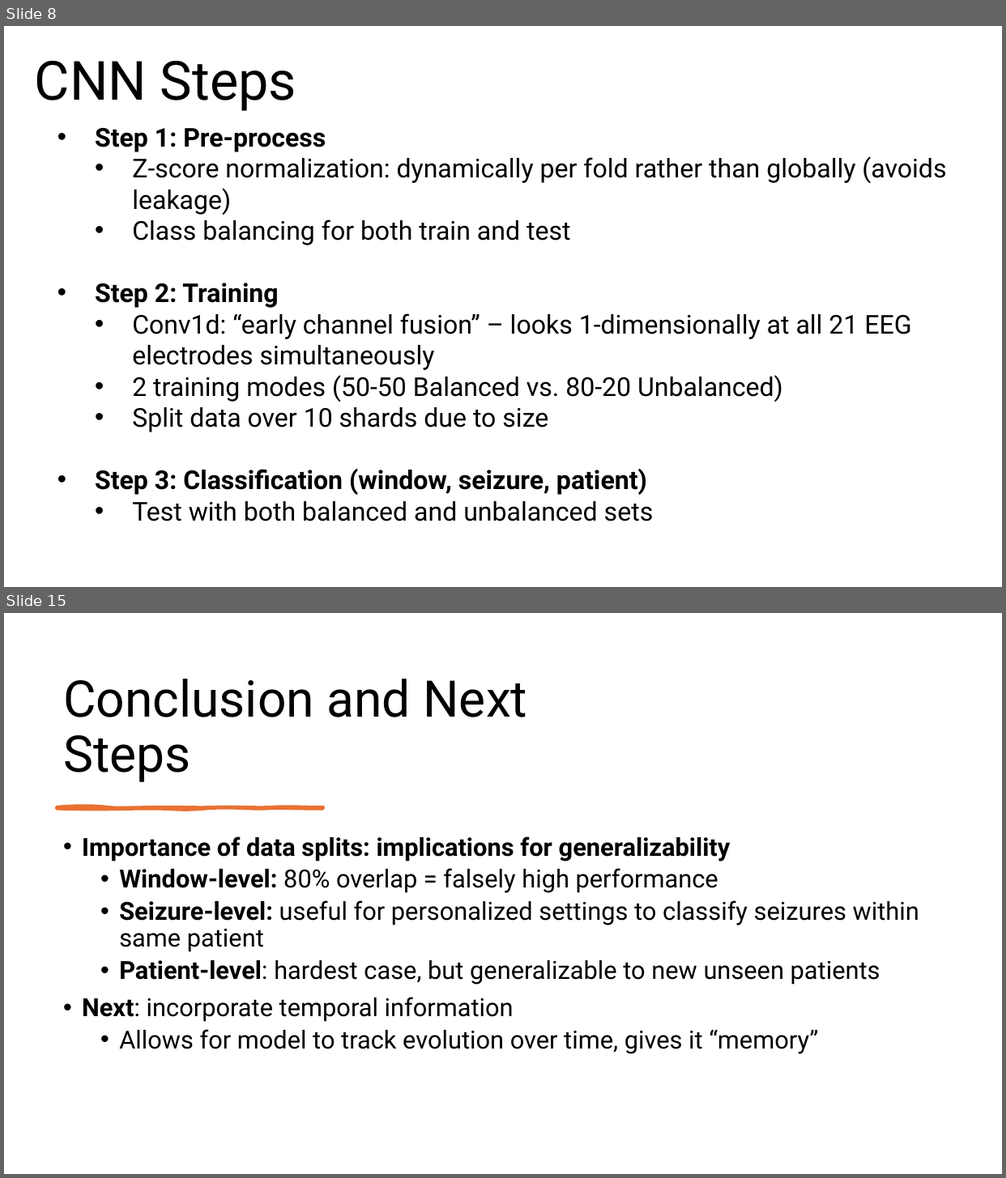
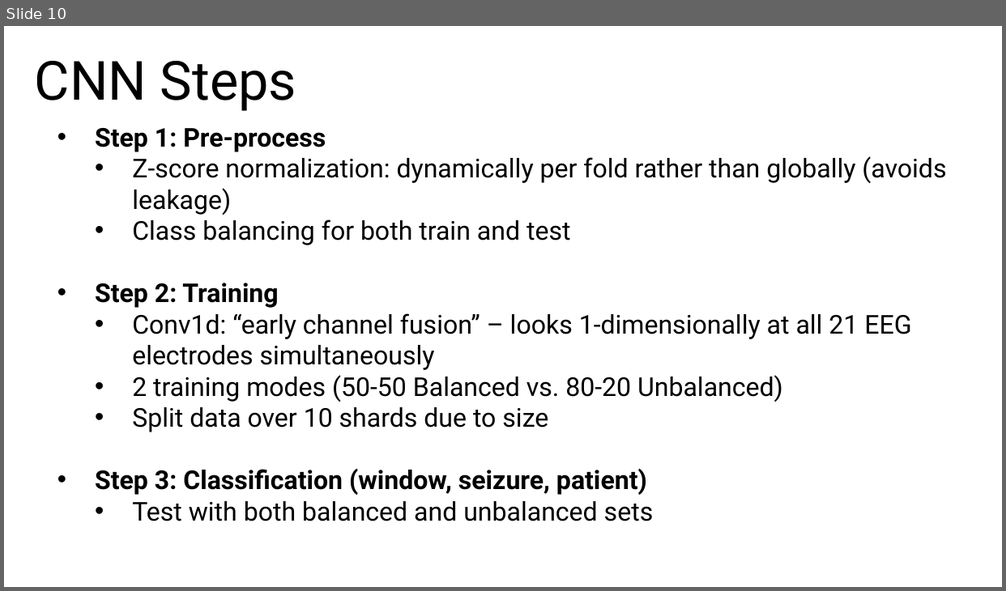
Before and after one commit to eshin21/EpilepsyDeepLearning, a slide deck: Group 3 Seizures Deep Learning Presentation.pptx. Shown one above the other, each under a label of ours: slides 8 and 15 before the commit, slide 10 after it; the slides between them are not shown. The pictures are 1006x1178 and 1006x591 pixels, drawn with LibreOffice and Linux fonts; fonts in the diff are those of the drawing. Boxes give left, top, right and bottom in pixels: in the first picture for what was removed or moved away, otherwise in the second. Text is boxed around its words. In the diff, an @@ line names an element or a change of style, - is before the commit and + after.

```diff
--- a/Group 3 Seizures Deep Learning Presentation.pptx
+++ b/Group 3 Seizures Deep Learning Presentation.pptx
@@ slide 15 removed at <box>4,613,1002,1174</box>, background #FFFFFF @@
@@ title removed at <box>63,679,527,782</box> @@
-Conclusion and Next Steps
@@ freeform shape removed at <box>57,807,323,809</box> @@
@@ text removed at <box>82,837,919,1054</box> @@
-• Importance of data splits: implications for generalizability
-  • Window-level: 80% overlap = falsely high performance
-  • Seizure-level: useful for personalized settings to classify seizures within same patient
-  • Patient-level: hardest case, but generalizable to new unseen patients
-• Next: incorporate temporal information
-  • Allows for model to track evolution over time, gives it “memory”
@@ what was slide 8 is now slide 10 @@
```
Also in this commit, not shown: 8 slides changed, 4 slides added, 1 other slide removed, 5 other files.
